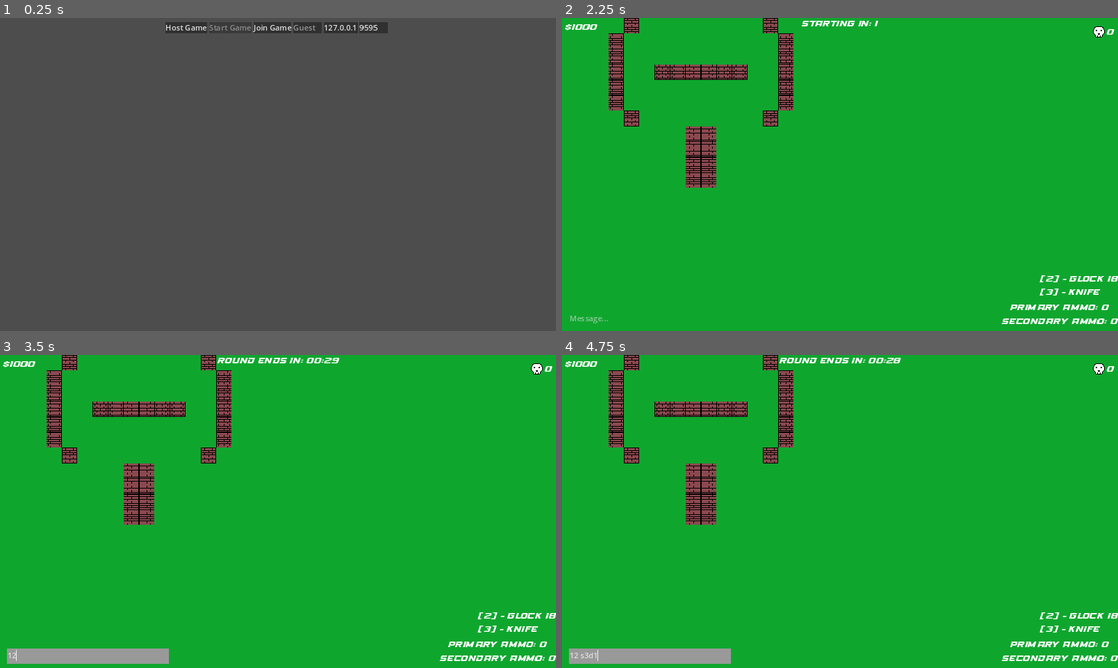
Above: before the commit, frames 1-4 (two rows, left to right).
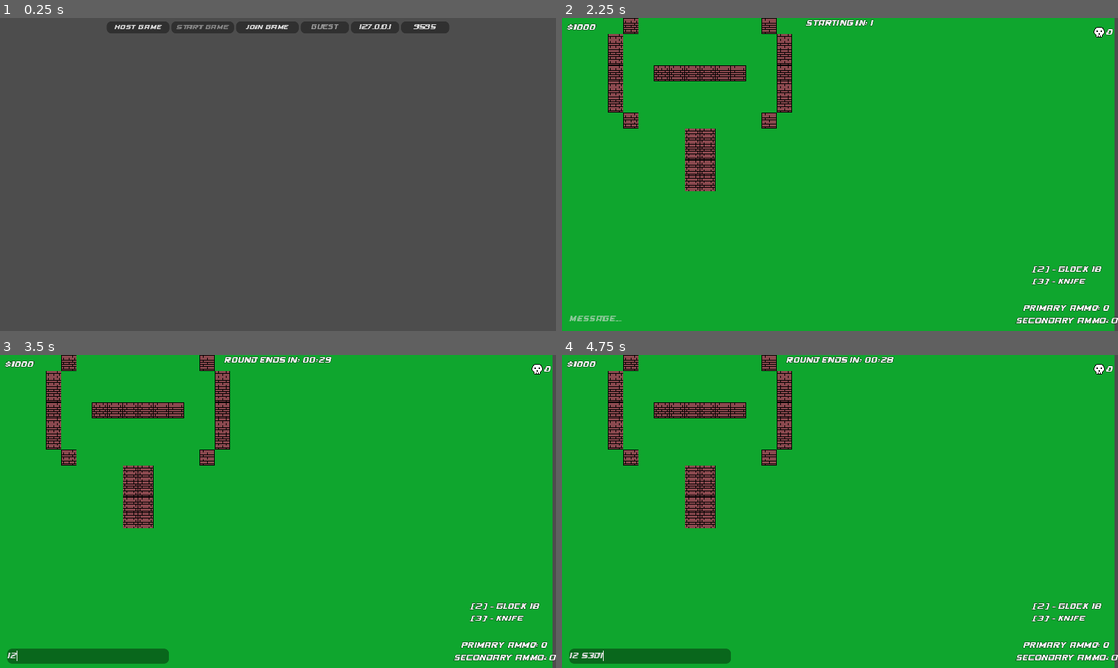
Above: after the commit, the same moments.

Repository: StormLight14/pew-pew-io
Game: Godot game, scene res://multiplayer/multiplayer.tscn
The game is run twice, just before and just after one commit, with the same random seed, the same clock (stepped at 60 frames per second) and the same inputs.
Inputs (mouse positions are in pixels of both pictures, inside the frame that each line leads up to):
- Up to frame 1 (0.25 s): no input
- Up to frame 2 (2.25 s): tap Enter at 0.5 s; move the mouse to (962, 158) at 0.52 s; press the mouse at (962, 158) at 0.53 s; hold D (right) 0.53-1.25 s; release the mouse at (962, 158) at 1.25 s; click "Host Game" at 1.25 s; click "Start Game" at 2 s
- Up to frame 3 (3.5 s): click (88, 655) at 2.77 s; type "12" at 2.85 s
- Up to frame 4 (4.75 s): tap Space at 3.5 s; move the mouse to (728, 527) at 3.52 s; hold S (down) 3.53-4.28 s; tap 3 (knife) at 3.6 s; move the mouse to (895, 442) at 4.27 s; hold D (right) from 4.28 s (still down); tap 1 (primary) at 4.35 s

The runs differ from the first frame. In frame 1, 1.3% of the frame differs, in the area x 19-81%, y 1-5%; in frame 2, 4.6%; in frame 3, 6.0%, in the area x 0-100%, y 0-100%; in frame 4, 6.0%.

Commit message:
fix up UI a little bit

Diff:
--- a/level/level.tscn
+++ b/level/level.tscn
@@ -122,6 +122,7 @@
 offset_right = 350.0
 offset_bottom = 639.0
 theme = ExtResource("3_ynjfq")
+theme_override_font_sizes/font_size = 14
 placeholder_text = "Message..."
 flat = true
 
@@ -206,11 +207,9 @@
 offset_right = -1.0
 grow_horizontal = 0
 grow_vertical = 0
-theme = ExtResource("3_ynjfq")
 
 [node name="VBoxContainer" type="VBoxContainer" parent="GameUI/AmmoUI"]
 layout_mode = 2
-theme = ExtResource("3_ynjfq")
 
 [node name="PrimaryAmmo" type="Label" parent="GameUI/AmmoUI/VBoxContainer"]
 unique_name_in_owner = true
@@ -247,53 +246,60 @@
 layout_mode = 2
 
 [node name="RiflesLabel" type="Label" parent="GameUI/ShopUI/VBoxContainer/Rifles"]
-custom_minimum_size = Vector2(60, 0)
-layout_mode = 2
+custom_minimum_size = Vector2(80, 0)
+layout_mode = 2
+theme_override_font_sizes/font_size = 12
 text = "Rifles:"
 horizontal_alignment = 1
 
 [node name="AK47" type="Button" parent="GameUI/ShopUI/VBoxContainer/Rifles" groups=["BuyButton"]]
-custom_minimum_size = Vector2(75, 0)
-layout_mode = 2
+custom_minimum_size = Vector2(80, 0)
+layout_mode = 2
+theme_override_font_sizes/font_size = 12
 text = "AK-47
 $2700"
 script = ExtResource("5_ge0j8")
 
 [node name="M4A4" type="Button" parent="GameUI/ShopUI/VBoxContainer/Rifles" groups=["BuyButton"]]
-custom_minimum_size = Vector2(75, 0)
-layout_mode = 2
+custom_minimum_size = Vector2(80, 0)
+layout_mode = 2
+theme_override_font_sizes/font_size = 12
 text = "M4A4
 $3100"
 script = ExtResource("5_ge0j8")
 buy_item = "m4a4"
 
 [node name="SG553" type="Button" parent="GameUI/ShopUI/VBoxContainer/Rifles" groups=["BuyButton"]]
-custom_minimum_size = Vector2(75, 0)
-layout_mode = 2
+custom_minimum_size = Vector2(80, 0)
+layout_mode = 2
+theme_override_font_sizes/font_size = 12
 text = "SG 553
 $3000"
 script = ExtResource("5_ge0j8")
 buy_item = "sg-553"
 
 [node name="AUG" type="Button" parent="GameUI/ShopUI/VBoxContainer/Rifles" groups=["BuyButton"]]
-custom_minimum_size = Vector2(75, 0)
-layout_mode = 2
+custom_minimum_size = Vector2(80, 0)
+layout_mode = 2
+theme_override_font_sizes/font_size = 12
 text = "AUG
 $3300"
 script = ExtResource("5_ge0j8")
 buy_item = "aug"
 
 [node name="AWP" type="Button" parent="GameUI/ShopUI/VBoxContainer/Rifles" groups=["BuyButton"]]
-custom_minimum_size = Vector2(75, 0)
-layout_mode = 2
+custom_minimum_size = Vector2(80, 0)
+layout_mode = 2
+theme_override_font_sizes/font_size = 12
 text = "AWP
 $4750"
 script = ExtResource("5_ge0j8")
 buy_item = "awp"
 
 [node name="SSG" type="Button" parent="GameUI/ShopUI/VBoxContainer/Rifles" groups=["BuyButton"]]
-custom_minimum_size = Vector2(75, 0)
-layout_mode = 2
+custom_minimum_size = Vector2(80, 0)
+layout_mode = 2
+theme_override_font_sizes/font_size = 12
 text = "SSG 08
 $1700"
 script = ExtResource("5_ge0j8")
@@ -303,22 +309,25 @@
 layout_mode = 2
 
 [node name="PistolsLabel" type="Label" parent="GameUI/ShopUI/VBoxContainer/Pistols"]
-custom_minimum_size = Vector2(60, 0)
-layout_mode = 2
+custom_minimum_size = Vector2(80, 0)
+layout_mode = 2
+theme_override_font_sizes/font_size = 12
 text = "Pistols:"
 horizontal_alignment = 1
 
 [node name="Glock18" type="Button" parent="GameUI/ShopUI/VBoxContainer/Pistols" groups=["BuyButton"]]
-custom_minimum_size = Vector2(75, 0)
-layout_mode = 2
+custom_minimum_size = Vector2(80, 0)
+layout_mode = 2
+theme_override_font_sizes/font_size = 12
 text = "Glock 18
 $400"
 script = ExtResource("5_ge0j8")
 buy_item = "glock-18"
 
 [node name="USP" type="Button" parent="GameUI/ShopUI/VBoxContainer/Pistols" groups=["BuyButton"]]
-custom_minimum_size = Vector2(75, 0)
-layout_mode = 2
+custom_minimum_size = Vector2(80, 0)
+layout_mode = 2
+theme_override_font_sizes/font_size = 12
 text = "USP
 $500"
 script = ExtResource("5_ge0j8")
@@ -342,9 +351,10 @@
 anchor_top = 1.0
 anchor_right = 1.0
 anchor_bottom = 1.0
-offset_left = -121.0
-offset_top = -125.0
-offset_bottom = -61.0
+offset_left = -210.0
+offset_top = -174.0
+offset_right = -2.0
+offset_bottom = -55.0
 grow_horizontal = 0
 grow_vertical = 0
 theme = ExtResource("3_ynjfq")
--- a/multiplayer/multiplayer.tscn
+++ b/multiplayer/multiplayer.tscn
@@ -1,9 +1,10 @@
-[gd_scene load_steps=5 format=3 uid="uid://3begruyw7wti"]
+[gd_scene load_steps=6 format=3 uid="uid://3begruyw7wti"]
 
 [ext_resource type="Script" path="res://multiplayer/multiplayer.gd" id="1_tv1bw"]
 [ext_resource type="PackedScene" uid="uid://bqn3h56ch5gtd" path="res://player/player.tscn" id="2_pbl3c"]
 [ext_resource type="Theme" uid="uid://b2kensy6ma0e6" path="res://ui/theme/main.tres" id="3_2mwus"]
 [ext_resource type="PackedScene" uid="uid://bu74xn3hlof5n" path="res://level/level.tscn" id="3_qf10t"]
+[ext_resource type="FontFile" uid="uid://kn7qq7iwgrl5" path="res://assets/fonts/High Speed.otf" id="4_7sus0"]
 
 [node name="Multiplayer" type="Node2D"]
 script = ExtResource("1_tv1bw")
@@ -22,47 +23,65 @@
 layout_mode = 2
 
 [node name="Host" type="Button" parent="MenuUI/CenterContainer/HBoxContainer"]
+custom_minimum_size = Vector2(130, 25)
 layout_mode = 2
 theme = ExtResource("3_2mwus")
+theme_override_fonts/font = ExtResource("4_7sus0")
+theme_override_font_sizes/font_size = 12
 text = "Host Game"
 
 [node name="Start" type="Button" parent="MenuUI/CenterContainer/HBoxContainer"]
 unique_name_in_owner = true
+custom_minimum_size = Vector2(130, 25)
 layout_mode = 2
 theme = ExtResource("3_2mwus")
+theme_override_fonts/font = ExtResource("4_7sus0")
+theme_override_font_sizes/font_size = 12
 disabled = true
 text = "Start Game"
 
 [node name="Join" type="Button" parent="MenuUI/CenterContainer/HBoxContainer"]
+custom_minimum_size = Vector2(130, 25)
 layout_mode = 2
 theme = ExtResource("3_2mwus")
+theme_override_fonts/font = ExtResource("4_7sus0")
+theme_override_font_sizes/font_size = 12
 text = "Join Game"
 
 [node name="Username" type="LineEdit" parent="MenuUI/CenterContainer/HBoxContainer"]
 unique_name_in_owner = true
+custom_minimum_size = Vector2(100, 25)
 layout_mode = 2
 theme = ExtResource("3_2mwus")
+theme_override_fonts/font = ExtResource("4_7sus0")
+theme_override_font_sizes/font_size = 12
 placeholder_text = "Guest"
+alignment = 1
 expand_to_text_length = true
 
 [node name="Address" type="LineEdit" parent="MenuUI/CenterContainer/HBoxContainer"]
 unique_name_in_owner = true
+custom_minimum_size = Vector2(100, 25)
 layout_mode = 2
 theme = ExtResource("3_2mwus")
+theme_override_fonts/font = ExtResource("4_7sus0")
+theme_override_font_sizes/font_size = 12
 text = "127.0.0.1"
+alignment = 1
 expand_to_text_length = true
 
 [node name="Port" type="LineEdit" parent="MenuUI/CenterContainer/HBoxContainer"]
 unique_name_in_owner = true
+custom_minimum_size = Vector2(100, 25)
 layout_mode = 2
 theme = ExtResource("3_2mwus")
+theme_override_fonts/font = ExtResource("4_7sus0")
+theme_override_font_sizes/font_size = 12
 text = "9595"
-
-[node name="Label" type="Label" parent="MenuUI/CenterContainer/HBoxContainer"]
-layout_mode = 2
-theme = ExtResource("3_2mwus")
+alignment = 1
 
 [node name="Level" parent="." instance=ExtResource("3_qf10t")]
+scale = Vector2(0.993144, 1.02031)
 
 [node name="MultiplayerSpawner" type="MultiplayerSpawner" parent="."]
 _spawnable_scenes = PackedStringArray("res://player/player.tscn")
--- a/ui/theme/default_stylebox.tres
+++ b/ui/theme/default_stylebox.tres
@@ -2,3 +2,8 @@
 
 [resource]
 bg_color = Color(0, 0, 0, 0.376471)
+border_color = Color(0, 0, 0, 0.564706)
+corner_radius_top_left = 10
+corner_radius_top_right = 10
+corner_radius_bottom_right = 10
+corner_radius_bottom_left = 10
--- a/ui/theme/main.tres
+++ b/ui/theme/main.tres
@@ -1,24 +1,7 @@
-[gd_resource type="Theme" load_steps=12 format=3 uid="uid://b2kensy6ma0e6"]
+[gd_resource type="Theme" load_steps=5 format=3 uid="uid://b2kensy6ma0e6"]
 
 [ext_resource type="FontFile" uid="uid://kn7qq7iwgrl5" path="res://assets/fonts/High Speed.otf" id="1_k88yq"]
 [ext_resource type="StyleBox" uid="uid://cgrxkibwpb6dq" path="res://ui/theme/default_stylebox.tres" id="2_dkcn6"]
-
-[sub_resource type="StyleBoxFlat" id="StyleBoxFlat_xept5"]
-bg_color = Color(0, 0, 0, 0.243137)
-
-[sub_resource type="StyleBoxFlat" id="StyleBoxFlat_tyhi1"]
-
-[sub_resource type="StyleBoxFlat" id="StyleBoxFlat_skxdc"]
-bg_color = Color(0, 0, 0, 0.501961)
-
-[sub_resource type="StyleBoxFlat" id="StyleBoxFlat_84kj0"]
-bg_color = Color(0, 0, 0, 0.376471)
-
-[sub_resource type="StyleBoxFlat" id="StyleBoxFlat_jay0j"]
-
-[sub_resource type="StyleBoxFlat" id="StyleBoxFlat_kjyk5"]
-
-[sub_resource type="StyleBoxFlat" id="StyleBoxFlat_eaaci"]
 
 [sub_resource type="StyleBoxFlat" id="StyleBoxFlat_brqbo"]
 bg_color = Color(1, 0.341176, 0.298039, 1)
@@ -27,14 +10,20 @@
 bg_color = Color(0.470588, 0.945098, 0, 1)
 
 [resource]
-Button/styles/disabled = SubResource("StyleBoxFlat_xept5")
-Button/styles/focus = SubResource("StyleBoxFlat_tyhi1")
-Button/styles/hover = SubResource("StyleBoxFlat_skxdc")
-Button/styles/normal = SubResource("StyleBoxFlat_84kj0")
-Button/styles/pressed = SubResource("StyleBoxFlat_jay0j")
+Button/fonts/font = ExtResource("1_k88yq")
+Button/styles/disabled = ExtResource("2_dkcn6")
+Button/styles/focus = ExtResource("2_dkcn6")
+Button/styles/hover = ExtResource("2_dkcn6")
+Button/styles/normal = ExtResource("2_dkcn6")
+Button/styles/pressed = ExtResource("2_dkcn6")
+Label/colors/font_outline_color = Color(0, 0, 0, 1)
+Label/constants/outline_size = 2
+Label/font_sizes/font_size = 14
 Label/fonts/font = ExtResource("1_k88yq")
-LineEdit/styles/focus = SubResource("StyleBoxFlat_kjyk5")
+LineEdit/font_sizes/font_size = 14
+LineEdit/fonts/font = ExtResource("1_k88yq")
+LineEdit/styles/focus = ExtResource("2_dkcn6")
 LineEdit/styles/normal = ExtResource("2_dkcn6")
-LineEdit/styles/read_only = SubResource("StyleBoxFlat_eaaci")
+LineEdit/styles/read_only = ExtResource("2_dkcn6")
 ProgressBar/styles/background = SubResource("StyleBoxFlat_brqbo")
 ProgressBar/styles/fill = SubResource("StyleBoxFlat_tp058")
Binary file added: assets/fonts/Roboto-Regular.ttf
Not shown, added: assets/fonts/Roboto-Regular.ttf.import
